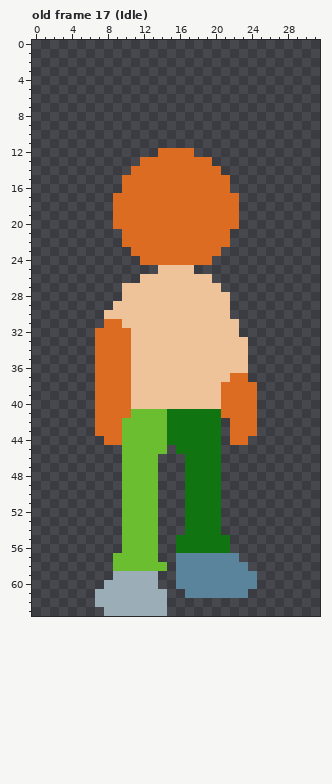
One commit to this pixel-art file: TheDreams/Assets/NPC/Images/NPC-Sprite-Idle.aseprite. Above is the file before it was changed.
32x64 pixels, 23 frames. Colours within 5 levels of each other are drawn and written as one. Shown: old frame 17 (Idle). The commit also changed other frames, which this record leaves out.
New version:
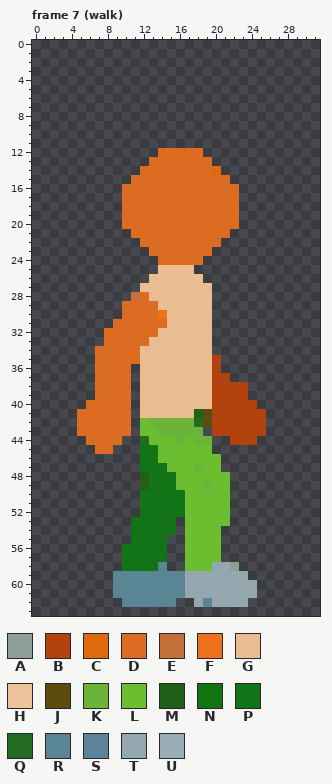
Palette (. is transparent): A #8e9d96  B #b3430e  C #e2680e  D #db6c22  E #c47039  F #ec731c  G #eabc91  H #eec39a  J #5c4c0e  K #6bb439  L #6abe30  M #206019  N #107510  P #137317  Q #246c24  R #598594  S #59849c  T #94a7af  U #9badb7
A new or re-ordered frame is compared with the old frame closest to it.
Difference:
frames 23 -> 27
layer "Layer 7" now shown
layer "Layer 8" now hidden
Changed rows in their new state; - is an unchanged pixel.
Frame 7 (walk) is new; against old frame 17 (Idle):
first column x 5:
12 -------------D-------
13 -------.-------------
14 ------.--------C-----
15 -----.---------------
16 -----------------D---
17 ----.----------------
18 ----.----------------
19 ----.----------------
20 ----.----------------
21 -----.---------------
22 -----..---------.----
23 ------..-------.-----
24 -------..-----.------
25 ---------GGGG--------
26 -------.GGGGGG.------
27 -----..GGGGGGGG.-----
28 -----.EDGGGGGGG..----
29 ----.DDDDGGGGGG..----
30 ---..DDDDFGGGGG..----
31 ---.-DDDDDGGGGG...---
32 --.---DDDGGGGGG...---
33 --.---DDGGGGGGG....--
34 ------DGGGGGGGG....--
35 ------DGGGGGGGGB...--
36 ------.GGGGGGGGB...--
37 ------.GGGGGGGGBB..--
38 ------.GGGGGGGGBBBB.-
39 ------.GGGGGGGGBBBB.-
40 -D----.GGGGGGGGBBBBB-
41 DD----.GGGGGGMJBBBBBB
42 DD---D.-KKKKKQJBBBBBB
43 DD---D.--KKKKK.BBBBBB
44 -DD--..Q--LKLKK.-BBB-
45 --DD-..PP-LLLLL.-----
46 -----..PPLLLLLLL-----
47 -----..PPPLLLKLL-----
48 -----..MPPPLLLLLL----
49 -----..MPPPLLLKLL----
50 -----..PPPPPLLLLL----
51 -----..PPPPPLLLLL----
52 -----..PPPPPLLLLL----
53 -----.PPPPP-LLLLL----
54 -----.PPPPP-LLLL-----
55 -----.PPPP-.LLLL.----
56 -----PPPPP-.LLLL.----
57 ----.PPPPP-.LLLL..---
58 ----.PPPPR-.LLLTTA.--
59 ----RRRRRRRRTTTTTTT.-
60 ---.RRRRRRRRTTTTTTTT-
61 --..RRRRRRRRTTTTTTTT-
62 --...RRRRRR--TRTTTT--
63 ---.......-----------
